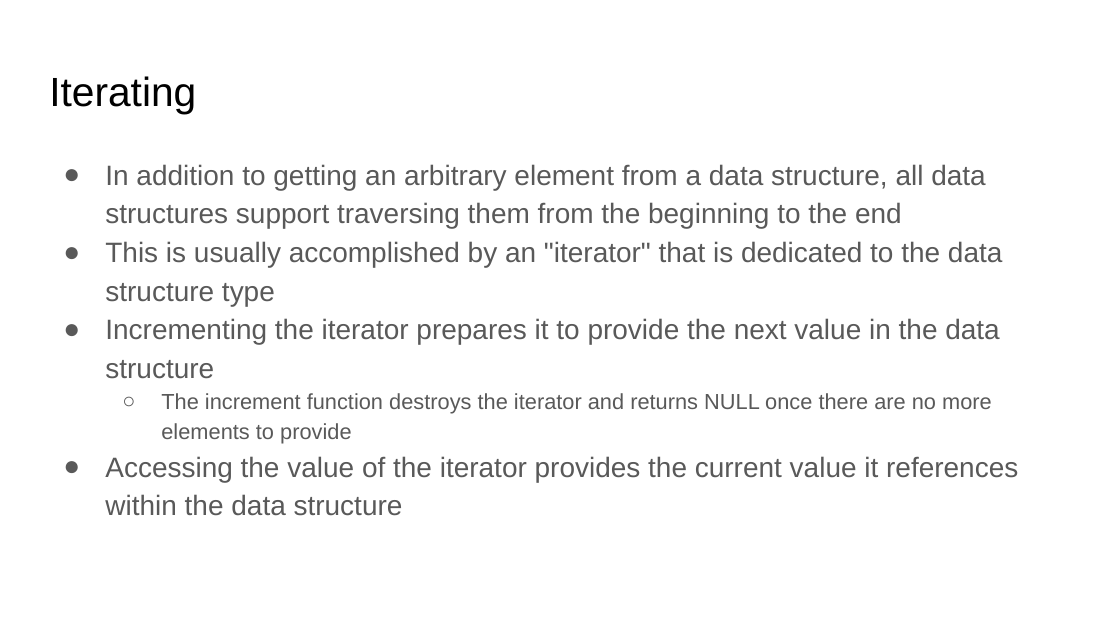
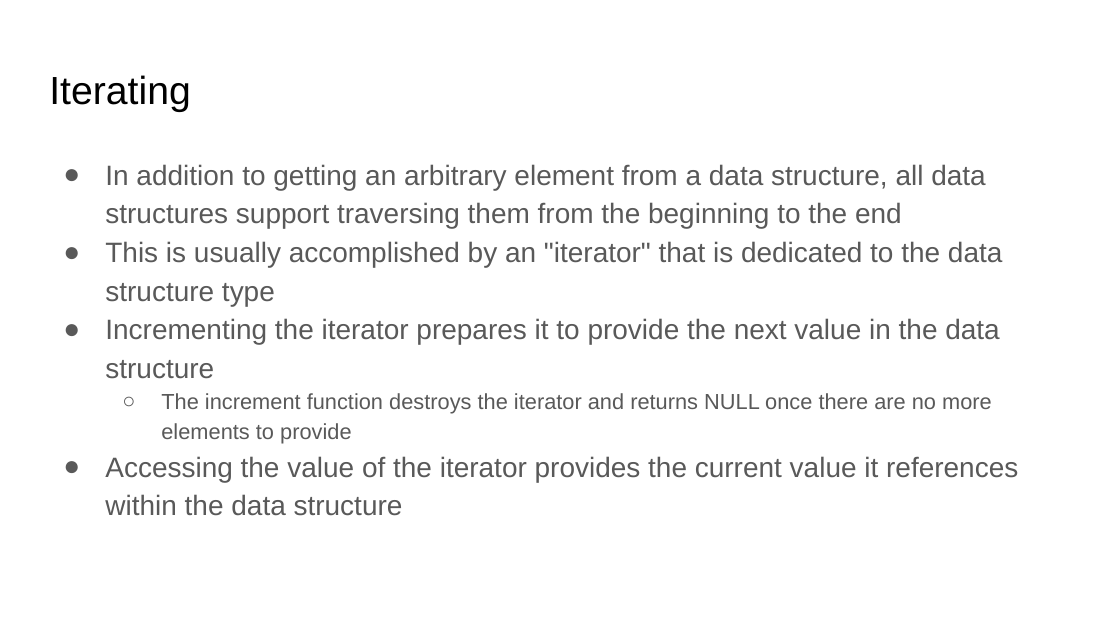
Before and after one commit to brian-card/data-structures, a slide deck: slide 8 of Data Structures in C.pptx (slide 6 before the commit). Drawn at 1120x630 pixels with LibreOffice and Linux fonts; fonts in the diff are those of the drawing. Boxes give left, top, right and bottom in pixels: in the first picture for what was removed or moved away, otherwise in the second. Text is boxed around its words. In the diff, an @@ line names an element or a change of style, - is before the commit and + after.

```diff
--- a/Data Structures in C.pptx
+++ b/Data Structures in C.pptx
@@ title "Iterating" at box(49, 75, 191, 112): size 26.1 to 25.2 pt @@
```
Also in this commit, not shown: 6 other slides changed, 1 slide added.
